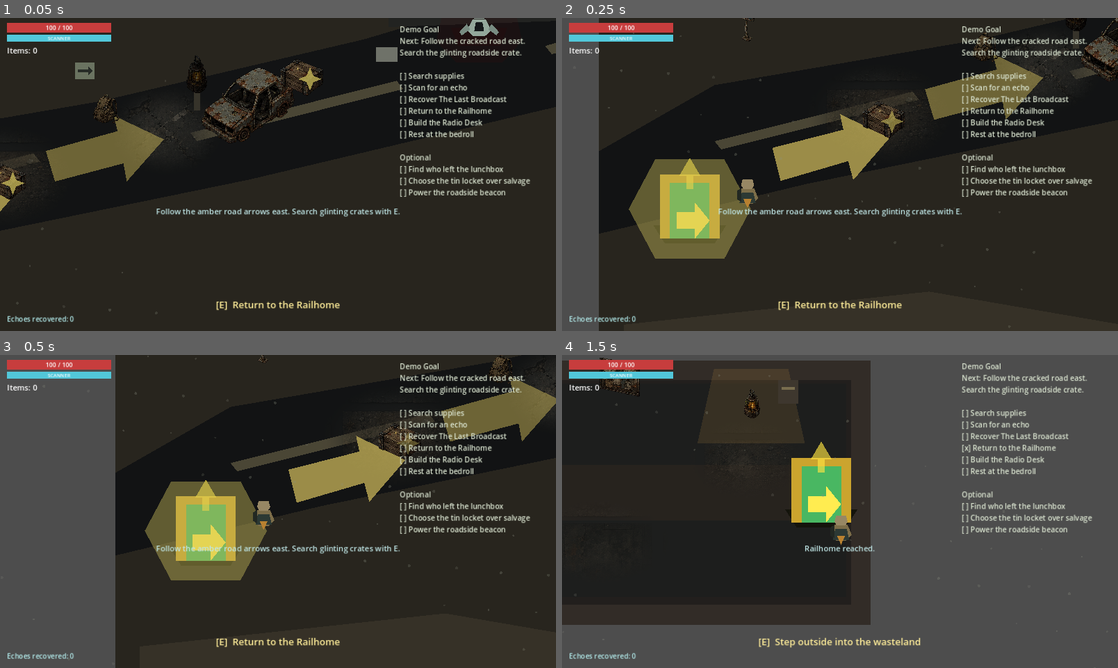
Above: before the commit, frames 1-4 (two rows, left to right).
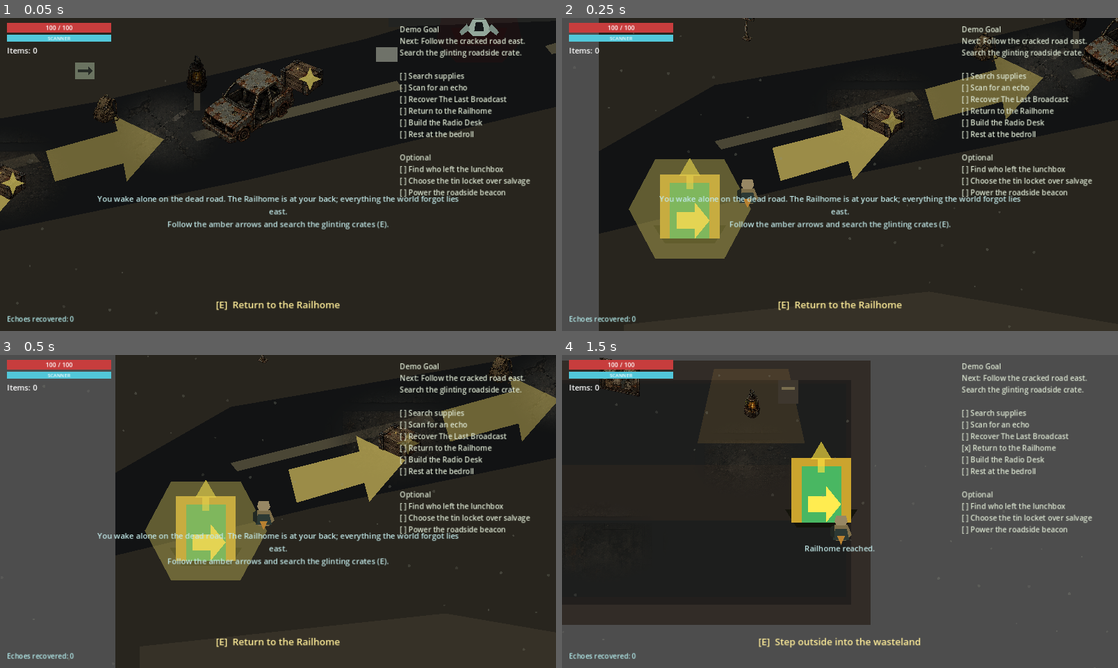
Above: after the commit, the same moments.

Repository: JamieP-205/the-world-forgot-us
Game: Godot game, scene res://scenes/main.tscn
Two runs of this game, one before a commit and one after it. Both use one fixed random seed, a clock stepped at 60 frames per second and the inputs below.
Inputs (mouse positions are in pixels of both pictures, inside the frame that each line leads up to):
- Up to frame 1 (0.05 s): no input
- Up to frame 2 (0.25 s): no input
- Up to frame 3 (0.5 s): no input
- Up to frame 4 (1.5 s): move the mouse to (962, 495) at 0.52 s; hold D (move_right) 0.53-1.28 s; hold E (interact) 0.53-1.28 s; move the mouse to (728, 527) at 1.27 s; hold S (move_down) from 1.28 s (still down); click (728, 527) at 1.35 s

The runs differ from the first frame. In frame 1, 1.7% of the frame differs, in the area x 17-83%, y 56-68%; in frame 2, 1.6%; in frame 3, 1.6%; in frame 4, nothing differs.

Commit message:
checkpoint: demo arc pass 5 (opening/mast/payoff/ending hook)

Diff:
--- a/scenes/maps/test_map.tscn
+++ b/scenes/maps/test_map.tscn
@@ -138,6 +138,22 @@
 scale = Vector2(0.22, 0.22)
 texture = ExtResource("25_sign")
 
+[node name="NorthSignal" type="Node2D" parent="."]
+visible = false
+position = Vector2(150, -470)
+
+[node name="Halo" type="Polygon2D" parent="NorthSignal"]
+color = Color(0.4, 0.85, 0.95, 0.36)
+polygon = PackedVector2Array(-150, -30, 150, -30, 180, 40, -180, 46)
+
+[node name="Beam" type="Polygon2D" parent="NorthSignal"]
+color = Color(1, 0.86, 0.42, 0.24)
+polygon = PackedVector2Array(-18, -44, 18, -44, 52, 80, -52, 80)
+
+[node name="Core" type="Polygon2D" parent="NorthSignal"]
+color = Color(0.75, 0.97, 1, 0.95)
+polygon = PackedVector2Array(-15, -20, 15, -20, 20, 15, -20, 15)
+
 [node name="WastelandBounds" type="StaticBody2D" parent="."]
 collision_layer = 1
 collision_mask = 0
--- a/scripts/base/save_point.gd
+++ b/scripts/base/save_point.gd
@@ -7,6 +7,10 @@
 	if player != null and player.has_method("heal_full"):
 		player.heal_full()
 	if SaveManager.save_game(""):
-		EventBus.notice_posted.emit("Rested. Progress saved.")
+		var msg := "You sleep. For a while, nothing out there is trying to forget you."
+		if BaseUpgradeSystem.is_built(&"radio_desk"):
+			msg += " The Radio Desk hums warm through the carriage walls."
+		msg += "\nRested. Progress saved."
+		EventBus.notice_posted.emit(msg)
 	else:
 		EventBus.notice_posted.emit("Could not save progress.")
--- a/scripts/maps/test_map.gd
+++ b/scripts/maps/test_map.gd
@@ -5,6 +5,7 @@
 @onready var _spark_a: Polygon2D = $RadioMast/StaticSparkA
 @onready var _spark_b: Polygon2D = $RadioMast/StaticSparkB
 @onready var _spark_c: Polygon2D = $RadioMast/StaticSparkC
+@onready var _north_signal: Node2D = $NorthSignal
 
 var _time := 0.0
 var _recovered := false
@@ -14,6 +15,10 @@
 	ArchiveSystem.echo_recorded.connect(_on_echo_recorded)
 	if ArchiveSystem.has_echo(&"echo_last_signal"):
 		_apply_mast_recovered()
+	# Once the Radio Desk is online, a new signal shows itself in the north.
+	_north_signal.visible = BaseUpgradeSystem.is_built(&"radio_desk")
+	if _north_signal.visible:
+		_maybe_show_ending_hook()
 
 
 func _process(delta: float) -> void:
@@ -26,6 +31,25 @@
 		_spark_a.color.a = cold_alpha
 		_spark_b.color.a = cold_alpha * 0.8
 		_spark_c.color.a = cold_alpha * 0.65
+	if _north_signal.visible:
+		_north_signal.modulate.a = 0.6 + sin(_time * 3.0) * 0.32
+
+
+## The demo's ending hook: after the player has built the Radio Desk AND
+## rested/saved, returning to the world reveals a louder, wrong signal from
+## the north -- the promise of the next zone. Shown once per session.
+func _maybe_show_ending_hook() -> void:
+	var root := get_tree().root
+	if root.has_meta("ending_hook_shown"):
+		return
+	if not SaveManager.has_save():
+		return  # only after the safe pause at the bedroll
+	root.set_meta("ending_hook_shown", true)
+	var msg := "A NEW SIGNAL claws in from the north - louder than the last, and wrong somewhere underneath.\n\"...come north... it isn't finished forgetting...\"\nThe next road is out there, and it is already changing."
+	if BaseUpgradeSystem.is_built(&"route_beacon"):
+		msg += "\nBehind you the beacon burns steady. The way home, at least, will keep."
+	EventBus.notice_posted.emit(msg)
+	EventBus.camera_shake_requested.emit(2.0, 0.16)
 
 
 func _on_echo_recorded(data: MemoryEchoData) -> void:
--- a/scripts/ui/hud.gd
+++ b/scripts/ui/hud.gd
@@ -187,7 +187,7 @@
 
 func _show_opening_hint() -> void:
 	if InventorySystem.get_total_count() == 0 and _current_level_path() != GameManager.BASE_SCENE_PATH:
-		_on_notice_posted("Follow the amber road arrows east. Search glinting crates with E.")
+		_on_notice_posted("You wake alone on the dead road. The Railhome is at your back; everything the world forgot lies east.\nFollow the amber arrows and search the glinting crates (E).")
 
 
 func _current_level_path() -> String:
--- a/scripts/world/memory_echo.gd
+++ b/scripts/world/memory_echo.gd
@@ -49,7 +49,7 @@
 
 	var text := echo_data.memory_text if echo_data != null else "You remember."
 	EventBus.notice_posted.emit(
-		"Echo recovered: %s\n%s\nFor a moment, the mast remembers warmth."
+		"Echo recovered - %s.\n%s\nThe mast glows warm behind you. Carry this home, west, to the Railhome."
 		% [_echo_title(), text])
 	EventBus.camera_shake_requested.emit(2.5, 0.14)
 
@@ -67,8 +67,8 @@
 	_revealed = true
 	EventBus.echo_revealed.emit(echo_data)
 	EventBus.camera_shake_requested.emit(2.5, 0.12)
-	var hint := echo_data.hint if echo_data != null else "A memory stirs here."
-	EventBus.notice_posted.emit("Echo signal found by the fallen mast.\n%s" % hint)
+	EventBus.notice_posted.emit(
+		"A cyan echo tears free above the fallen mast - a voice from the night everyone left.\nStep into the light and press E to recover it.")
 	var tween := create_tween()
 	tween.set_parallel(true)
 	tween.tween_property(_visual, "modulate", Color(0.55, 0.95, 0.95, 0.95), 0.25)
Not shown, added: DEMO_ARC_PASS_5_REPORT.md
Not shown, changed: README.md
